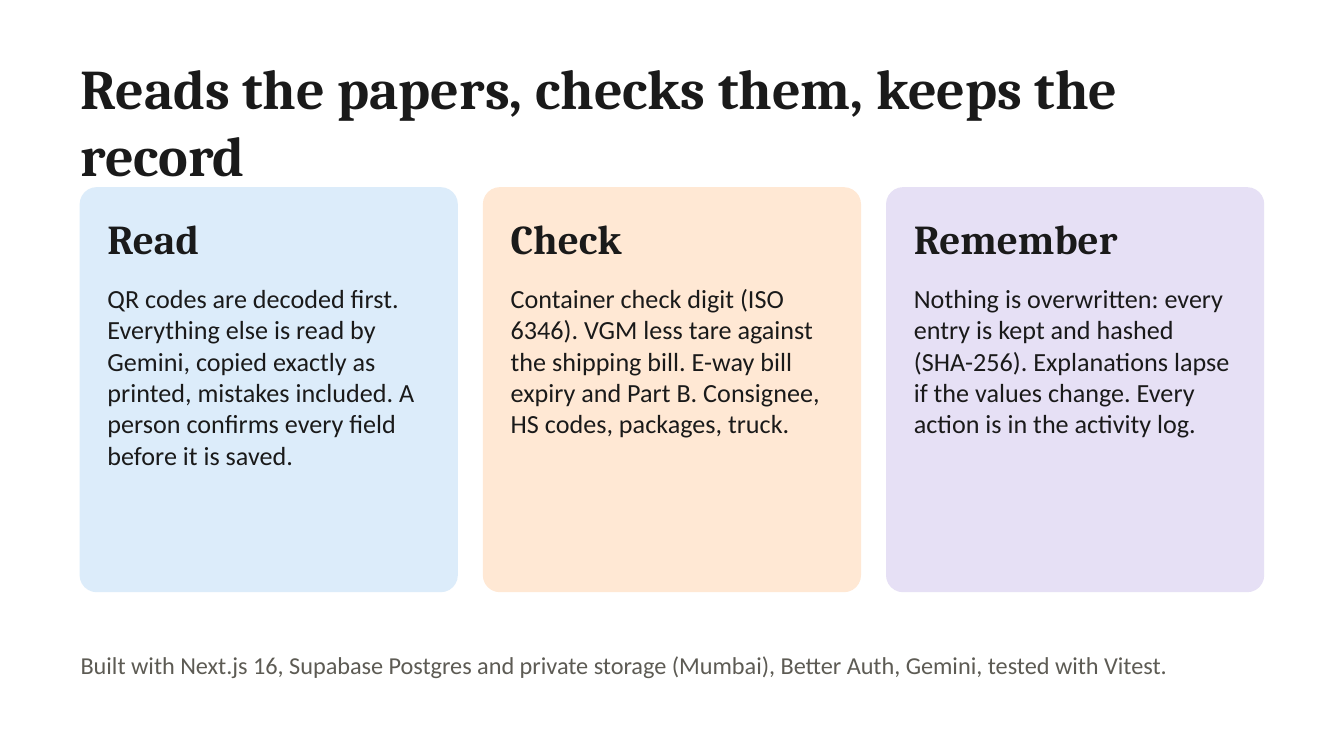
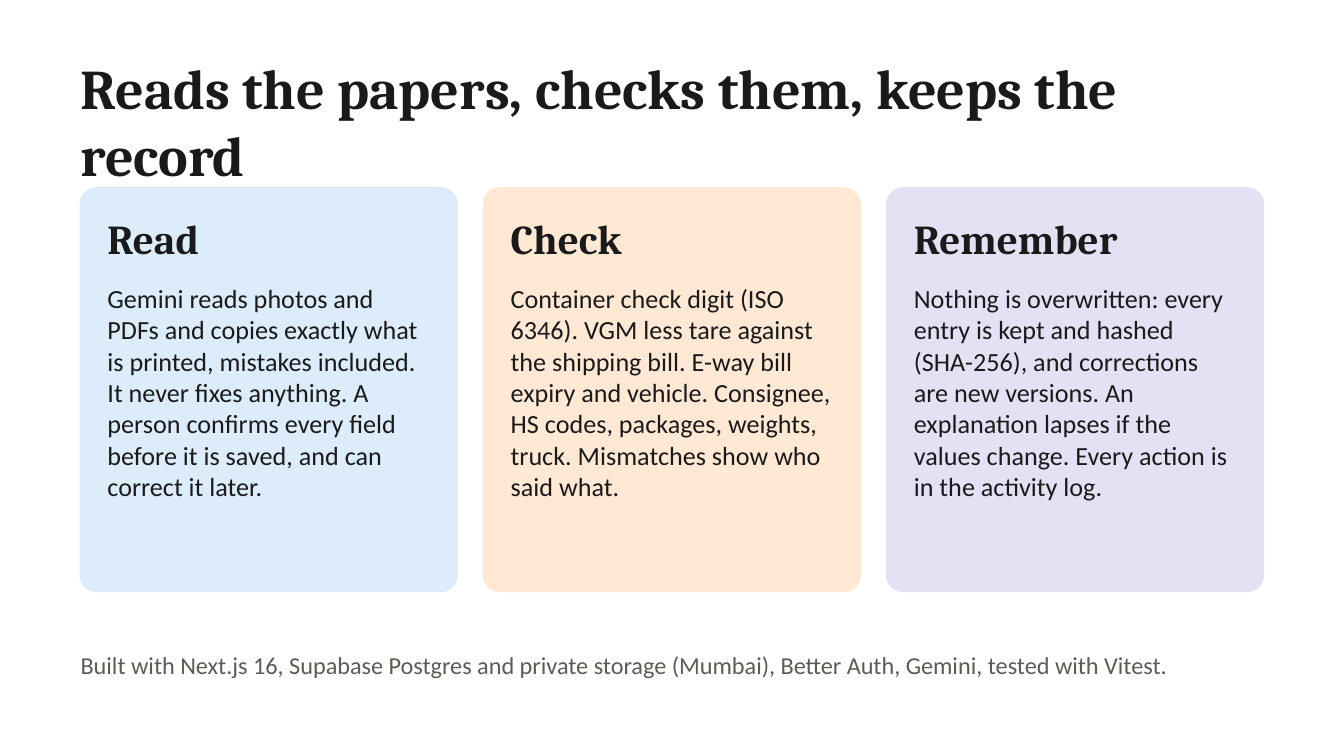
Before and after one commit to theadityasinghal/gateiq, a slide deck: slide 4 of presentation/3_GateIQ_slides.pptx. Drawn at 1344x756 pixels with LibreOffice and Linux fonts; fonts in the diff are those of the drawing. Boxes give left, top, right and bottom in pixels: in the first picture for what was removed or moved away, otherwise in the second. Text is boxed around its words. In the diff, an @@ line names an element or a change of style, - is before the commit and + after.

```diff
--- a/presentation/3_GateIQ_slides.pptx
+++ b/presentation/3_GateIQ_slides.pptx
@@ text at [107, 290, 418, 496]: text changed @@
-QR codes are decoded first. Everything else is read by Gemini, copied exactly as printed, mistakes included. A person confirms every field before it is saved.
+Gemini reads photos and PDFs and copies exactly what is printed, mistakes included. It never fixes anything. A person confirms every field before it is saved, and can correct it later.
@@ text at [511, 289, 830, 496]: text changed @@
-Container check digit (ISO 6346). VGM less tare against the shipping bill. E-way bill expiry and Part B. Consignee, HS codes, packages, truck.
+Container check digit (ISO 6346). VGM less tare against the shipping bill. E-way bill expiry and vehicle. Consignee, HS codes, packages, weights, truck. Mismatches show who said what.
@@ text at [914, 290, 1227, 501]: text changed @@
-Nothing is overwritten: every entry is kept and hashed (SHA-256). Explanations lapse if the values change. Every action is in the activity log.
+Nothing is overwritten: every entry is kept and hashed (SHA-256), and corrections are new versions. An explanation lapses if the values change. Every action is in the activity log.
```
Also in this commit, not shown: 3 other slides changed, 6 other files.
